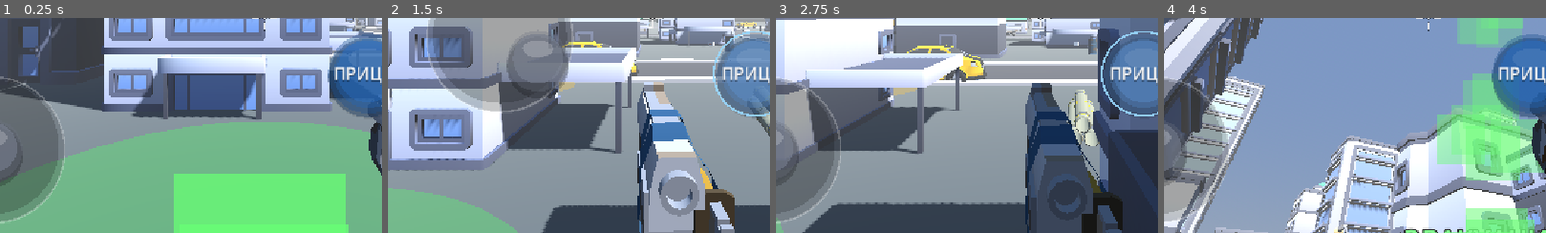
Above: before the commit, frames 1-4 (left to right).
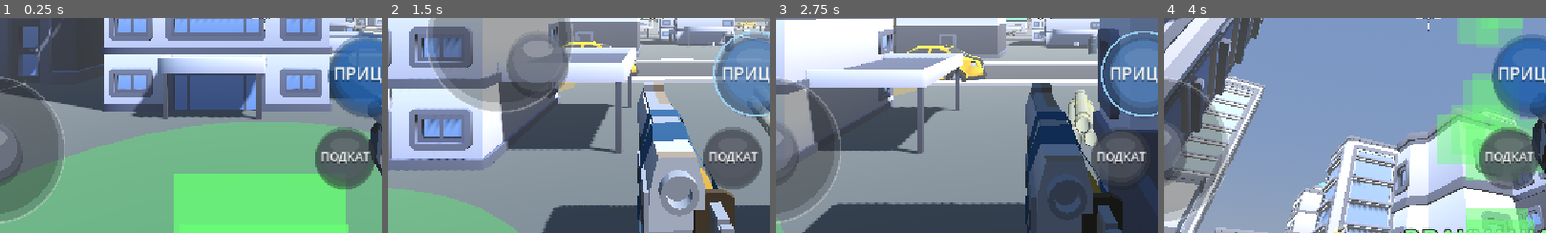
Above: after the commit, the same moments.

Repository: gsmboss/dead-zone
Game: Godot game, scene res://levels/city_level.tscn
Two runs of this game, one before a commit and one after it. Both use one fixed random seed, a clock stepped at 60 frames per second and the inputs below. This scene is started directly instead of the project's main scene. Sound files missing from this copy of the repository are replaced by a short silence.
Inputs (mouse positions are % of the whole screen's width and height, from its top left):
- Up to frame 1 (0.25 s): no input
- Up to frame 2 (1.5 s): move the mouse to (72, 45) at 0.52 s; hold D (move_right) 0.53-1.25 s; tap Z (aim) at 0.6 s; click (72, 45) at 0.67 s; tap Space (jump) at 0.77, 1.07 s; tap C (slide) at 0.8 s; drag from (30, 55) to (45, 70) at 1.27 s
- Up to frame 3 (2.75 s): move the mouse to (60, 28) at 2.02 s; hold D (move_right) from 2.03 s (still down); hold Shift (sprint) from 2.03 s (still down); tap Space (jump) at 2.3 s
- Up to frame 4 (4 s): release D (move_right) at 2.75 s; release Shift (sprint) at 2.75 s; drag from (45, 70) to (20, 35) at 2.77 s; move the mouse to (80, 65) at 3.52 s; hold A (move_left) from 3.53 s (still down); tap Z (aim) at 3.6 s; tap Space (jump) at 3.77 s; tap C (slide) at 3.8 s
The pictures show only the part of the screen within x 15-65%, y 50-100%; the shares and areas given below are measured in that part.

The runs differ from the first frame. In frame 1, 3.5% of the frame differs, in the area x 82-98%, y 50-80%; in frame 2, 3.5%; in frame 3, 2.4%; in frame 4, 3.5%.
Error in both runs: Invalid assignment of property or key 'amount_ratio' with value of type 'float' on a base object of type 'CPUParticles3D'. (res://levels/weather.gd:55)

Commit message:
Игрок: выносливость, бег и подкат
- бег: Shift или джойстик до упора вперёд, тратит выносливость, в прицеле не бежит
- подкат (C / кнопка ПОДКАТ): рывок с опущенной камерой, стоит выносливость
- полоска выносливости под здоровьем, видна, пока не полная

Co-Authored-By: Claude Opus 5.5 <noreply@anthropic.com>
Claude-Session: https://claude.ai/code/session_01G1gCmS2E8ZErZBTzgNYfo8

Diff:
--- a/autoload/settings.gd
+++ b/autoload/settings.gd
@@ -138,7 +138,7 @@
 	_fps_layer.layer = 100
 	add_child(_fps_layer)
 	_fps_label = Label.new()
-	_fps_label.position = Vector2(12.0, 70.0)
+	_fps_label.position = Vector2(12.0, 210.0)
 	_fps_label.add_theme_font_size_override(&"font_size", 22)
 	_fps_label.add_theme_constant_override(&"outline_size", 6)
 	_fps_label.add_theme_color_override(&"font_outline_color", Color.BLACK)
--- a/player/player.gd
+++ b/player/player.gd
@@ -1,6 +1,9 @@
 class_name Player
 extends CharacterBody3D
 ## FPS-контроллер: тач (джойстик + свайп) и клавиатура для теста на ПК.
+## Выносливость: бег (Shift или джойстик до упора вперёд) и подкат (C / кнопка ПОДКАТ).
+
+signal stamina_changed(current: float, max_value: float)
 
 @export var touch_controls: TouchControls
 ## Пусто → ищется по пути Head/Camera3D/WeaponManager
@@ -13,6 +16,22 @@
 @export var acceleration: float = 30.0
 @export_range(0.0, 1.0, 0.05) var air_control: float = 0.3
 @export var jump_velocity: float = 4.8
+
+@export_group("Sprint & Slide")
+@export var sprint_multiplier: float = 1.6
+@export var stamina_max: float = 100.0
+## Расход выносливости на бег в секунду и восстановление
+@export var stamina_drain: float = 20.0
+@export var stamina_regen: float = 16.0
+## Пауза перед восстановлением после траты
+@export var stamina_regen_delay: float = 0.8
+@export var slide_speed: float = 11.0
+@export var slide_time: float = 0.55
+@export var slide_cost: float = 25.0
+## Камера опускается в подкате
+@export var slide_camera_drop: float = 0.6
+## На телефоне: джойстик вперёд сильнее этого — бег
+@export_range(0.5, 1.0, 0.01) var touch_sprint_threshold: float = 0.93
 
 @export_group("Look")
 ## Поворот в градусах за свайп на всю высоту экрана
@@ -46,6 +65,12 @@
 var _recoil_pitch: float = 0.0
 var _bob_time: float = 0.0
 var _last_bob_sin: float = 0.0
+var stamina: float = 100.0
+var sprinting: bool = false
+var _stamina_delay: float = 0.0
+var _slide_left: float = 0.0
+var _slide_direction: Vector3 = Vector3.ZERO
+var _last_stamina_emit: float = -1.0
 var _camera_base_y: float = 0.0
 var _camera_base_x: float = 0.0
 var _shake: float = 0.0
@@ -80,6 +105,7 @@
 	_rng.randomize()
 	_apply_settings()
 	Settings.changed.connect(_apply_settings)
+	stamina = stamina_max
 
 
 func _process(delta: float) -> void:
@@ -98,13 +124,19 @@
 
 	var input_dir: Vector2 = Vector2.ZERO
 	if input_enabled:
-		if Input.is_action_just_pressed(&"jump") and is_on_floor():
+		if Input.is_action_just_pressed(&"jump") and is_on_floor() and _slide_left <= 0.0:
 			velocity.y = jump_velocity
 		input_dir = _get_move_input()
 
+	_update_stamina(input_dir, delta)
+	if _slide_left > 0.0:
+		_process_slide(delta)
+		return
+
 	# Аналоговое движение: длина вектора сохраняется (не normalize)
 	var direction: Vector3 = (transform.basis * Vector3(input_dir.x, 0.0, input_dir.y)).limit_length(1.0)
-	var target: Vector2 = Vector2(direction.x, direction.z) * move_speed
+	var speed: float = move_speed * (sprint_multiplier if sprinting else 1.0)
+	var target: Vector2 = Vector2(direction.x, direction.z) * speed
 	var accel: float = acceleration if is_on_floor() else acceleration * air_control
 
 	var horizontal: Vector2 = Vector2(velocity.x, velocity.z).move_toward(target, accel * delta)
@@ -136,6 +168,59 @@
 	_recoil_pitch = clampf(_recoil_pitch + pitch_deg, 0.0, max_recoil_pitch)
 	rotate_y(deg_to_rad(yaw_deg))
 	_update_head_rotation()
+
+
+# ---------- Бег и подкат ----------
+
+func _update_stamina(input_dir: Vector2, delta: float) -> void:
+	var wants_sprint: bool = false
+	if input_enabled and is_on_floor() and input_dir.y < -0.5:
+		wants_sprint = Input.is_action_pressed(&"sprint")
+		if touch_controls != null and touch_controls.get_move_vector().y <= -touch_sprint_threshold:
+			wants_sprint = true
+	var aiming: bool = weapon_manager != null and weapon_manager.is_aiming()
+	sprinting = wants_sprint and not aiming and stamina > 0.0
+	if sprinting:
+		stamina = maxf(stamina - stamina_drain * delta, 0.0)
+		_stamina_delay = stamina_regen_delay
+	elif _stamina_delay > 0.0:
+		_stamina_delay -= delta
+	else:
+		stamina = minf(stamina + stamina_regen * delta, stamina_max)
+
+	if input_enabled and Input.is_action_just_pressed(&"slide"):
+		_try_slide(input_dir)
+	# Сигнал только при заметном изменении (без лишних обновлений HUD)
+	if absf(stamina - _last_stamina_emit) >= 0.5 or (stamina >= stamina_max and _last_stamina_emit < stamina_max):
+		_last_stamina_emit = stamina
+		stamina_changed.emit(stamina, stamina_max)
+
+
+func _try_slide(input_dir: Vector2) -> void:
+	if not is_on_floor() or _slide_left > 0.0 or stamina < slide_cost:
+		return
+	var horizontal := Vector2(velocity.x, velocity.z)
+	if horizontal.length() < move_speed * 0.6 and input_dir.y > -0.3:
+		return  # подкат только на бегу вперёд
+	stamina -= slide_cost
+	_stamina_delay = stamina_regen_delay
+	_slide_left = slide_time
+	_slide_direction = -global_basis.z
+	Sfx.play_2d(Sfx.pick(Sfx.sounds.footsteps), footstep_volume_db + 6.0, 0.7, 0.0)
+
+
+## Рывок вперёд с опущенной камерой, скорость падает к концу
+func _process_slide(delta: float) -> void:
+	_slide_left -= delta
+	var progress: float = 1.0 - clampf(_slide_left / slide_time, 0.0, 1.0)
+	var speed: float = lerpf(slide_speed, move_speed, progress)
+	velocity.x = _slide_direction.x * speed
+	velocity.z = _slide_direction.z * speed
+	move_and_slide()
+	var drop: float = slide_camera_drop * sin(progress * PI)
+	camera.position.y = _camera_base_y - drop
+	if _slide_left <= 0.0:
+		camera.position.y = _camera_base_y
 
 
 func _on_damaged(_amount: float, _hit_position: Vector3, _is_headshot: bool) -> void:
--- a/ui/game_menus.gd
+++ b/ui/game_menus.gd
@@ -59,6 +59,8 @@
 	_touch_controls = player.touch_controls
 	_pause_button = _make_touch_button(&"pause", "II", Vector2(1.0, 0.0), Vector2(-120.0, 130.0))
 	_bag_button = _make_touch_button(&"inventory", "СУМКА", Vector2(0.0, 0.0), Vector2(24.0, 110.0))
+	var slide_button := _make_touch_button(&"slide", "ПОДКАТ", Vector2(1.0, 1.0), Vector2(-500.0, -160.0))
+	slide_button.base_color = Color(0.25, 0.45, 0.65)
 	_throw_button = _make_touch_button(&"throw", "", Vector2(1.0, 1.0), Vector2(-140.0, -500.0))
 	_throw_button.base_color = Color(0.3, 0.42, 0.22)
 	GameState.inventory_changed.connect(_update_throw_button)
--- a/ui/health_display.gd
+++ b/ui/health_display.gd
@@ -14,6 +14,10 @@
 const HEAL_FLASH_TIME: float = 0.5
 const LOW_PULSE_SPEED: float = 6.0
 const FONT_SIZE: int = 22
+## Полоска выносливости под здоровьем
+const STAMINA_HEIGHT: float = 9.0
+const STAMINA_COLOR: Color = Color(0.35, 0.75, 1.0)
+const STAMINA_LOW_COLOR: Color = Color(1.0, 0.55, 0.2)
 
 const FULL_COLOR: Color = Color(0.25, 0.85, 0.35)
 const MID_COLOR: Color = Color(0.95, 0.8, 0.2)
@@ -31,6 +35,7 @@
 var _heal_flash: float = 0.0
 var _time: float = 0.0
 var _text: String = ""
+var _stamina: float = 1.0
 
 # Стили создаются один раз (без аллокаций в кадре)
 var _frame_style: StyleBoxFlat
@@ -45,7 +50,7 @@
 	# Своё место в левом верхнем углу (якоря в сцене не используются)
 	set_anchors_and_offsets_preset(PRESET_TOP_LEFT)
 	position = BAR_POSITION
-	size = Vector2(BAR_SIZE.x + ICON_RADIUS, BAR_SIZE.y + 8.0)
+	size = Vector2(BAR_SIZE.x + ICON_RADIUS, BAR_SIZE.y + STAMINA_HEIGHT + 14.0)
 	_build_styles()
 	set_process(false)
 	_connect_player.call_deferred()
@@ -57,6 +62,7 @@
 		push_warning("HealthDisplay: игрок или его Health не найдены")
 		return
 	player.health.health_changed.connect(_on_health_changed)
+	player.stamina_changed.connect(_on_stamina_changed)
 	_current = player.health.current
 	_max = player.health.max_health
 	_shown = _ratio()
@@ -74,6 +80,11 @@
 	_max = max_value
 	_update_text()
 	set_process(true)
+
+
+func _on_stamina_changed(current: float, max_value: float) -> void:
+	_stamina = clampf(current / max_value, 0.0, 1.0) if max_value > 0.0 else 0.0
+	queue_redraw()
 
 
 func _process(delta: float) -> void:
@@ -139,6 +150,16 @@
 	draw_string_outline(font, text_pos, _text, HORIZONTAL_ALIGNMENT_LEFT, -1, FONT_SIZE, 5, Color(0.0, 0.0, 0.0, 0.8))
 	draw_string(font, text_pos, _text, HORIZONTAL_ALIGNMENT_LEFT, -1, FONT_SIZE, Color.WHITE)
 
+	# Выносливость: тонкая полоска под здоровьем (видна, пока не полная)
+	if _stamina < 0.999:
+		var stamina_rect := Rect2(Vector2(bar.position.x + 8.0, bar.end.y + 4.0),
+			Vector2(bar.size.x - 16.0, STAMINA_HEIGHT))
+		draw_rect(stamina_rect, Color(0.0, 0.0, 0.0, 0.55))
+		var fill_color: Color = STAMINA_COLOR if _stamina > 0.25 else STAMINA_LOW_COLOR
+		draw_rect(Rect2(stamina_rect.position, Vector2(stamina_rect.size.x * _stamina, STAMINA_HEIGHT)), fill_color)
+		draw_rect(Rect2(stamina_rect.position, Vector2(stamina_rect.size.x * _stamina, STAMINA_HEIGHT * 0.35)),
+			Color(1.0, 1.0, 1.0, 0.3))
+
 	_draw_icon(Vector2(ICON_RADIUS, bar.get_center().y), low)
 
 
